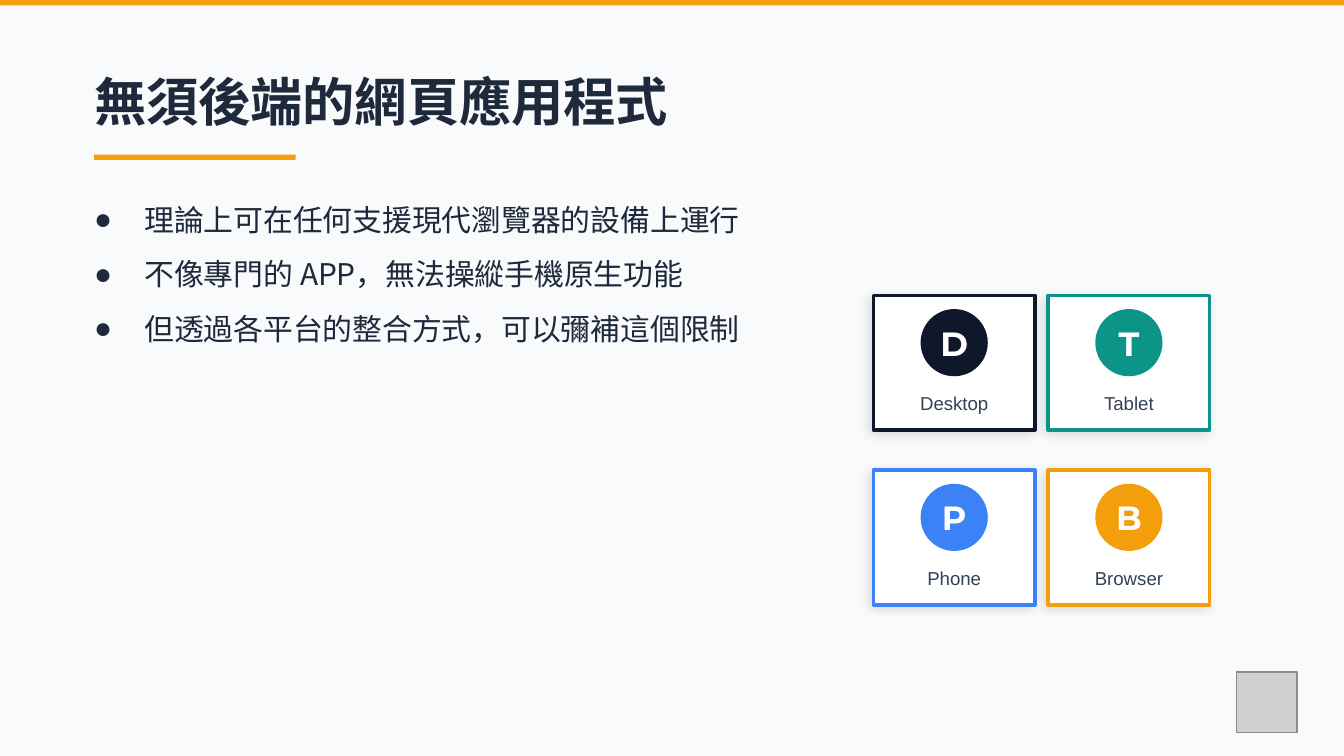
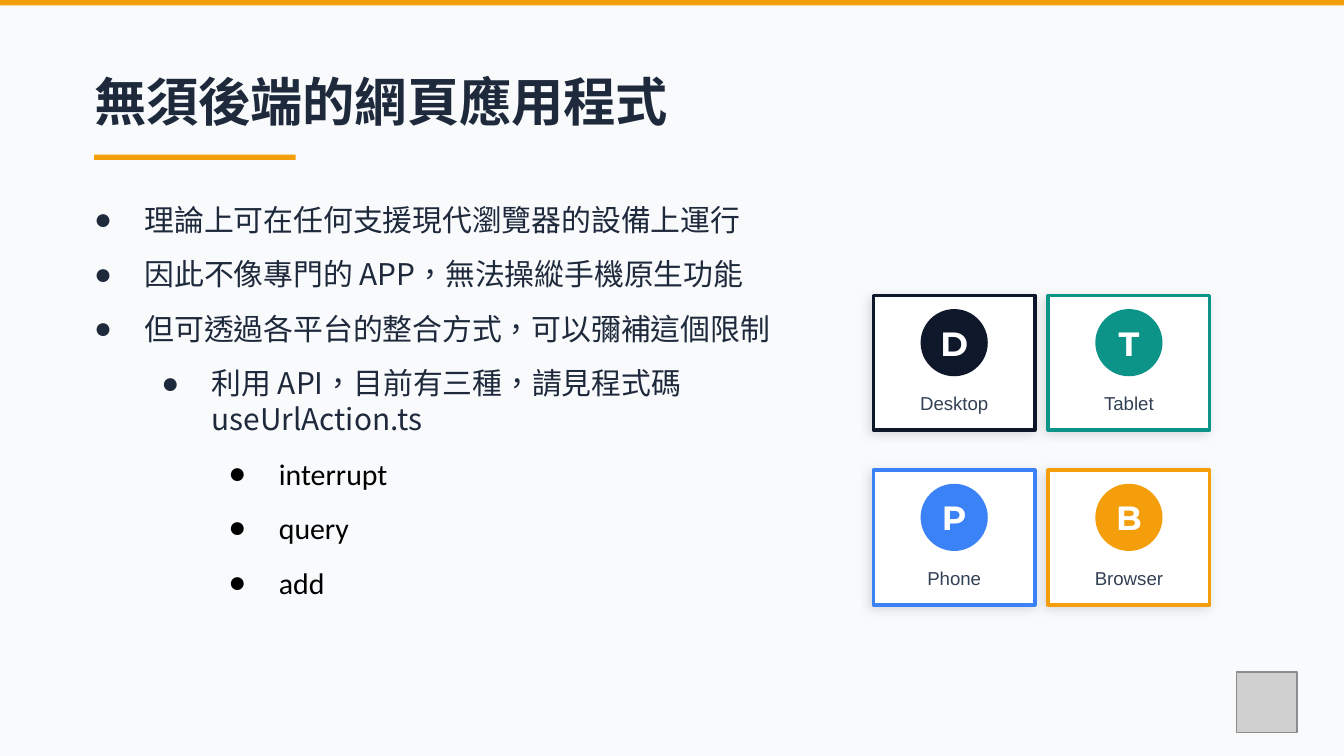
Before and after one commit to ychsue/NonBlockingLife, a slide deck: slide 20 of Discussion/Promotion/6mins/pictures.pptx (slide 17 before the commit). Drawn at 1344x756 pixels with LibreOffice and Linux fonts; fonts in the diff are those of the drawing; grey boxes stand for pictures. Boxes give left, top, right and bottom in pixels: in the first picture for what was removed or moved away, otherwise in the second. Text is boxed around its words. In the diff, an @@ line names an element or a change of style, - is before the commit and + after.

```diff
--- a/Discussion/Promotion/6mins/pictures.pptx
+++ b/Discussion/Promotion/6mins/pictures.pptx
@@ text at (x1=145, y1=260, x2=771, y2=595): text changed @@
-● 不像專門的 APP，無法操縱手機原生功能
-● 但透過各平台的整合方式，可以彌補這個限制
+● 因此不像專門的 APP，無法操縱手機原生功能
+● 但可透過各平台的整合方式，可以彌補這個限制
+  ● 利用 API，目前有三種，請見程式碼 useUrlAction.ts
+    ● interrupt
+    ● query
+    ● add
```
Also in this commit, not shown: 7 other slides changed, 6 slides added, 3 slides removed, 22 other files.
